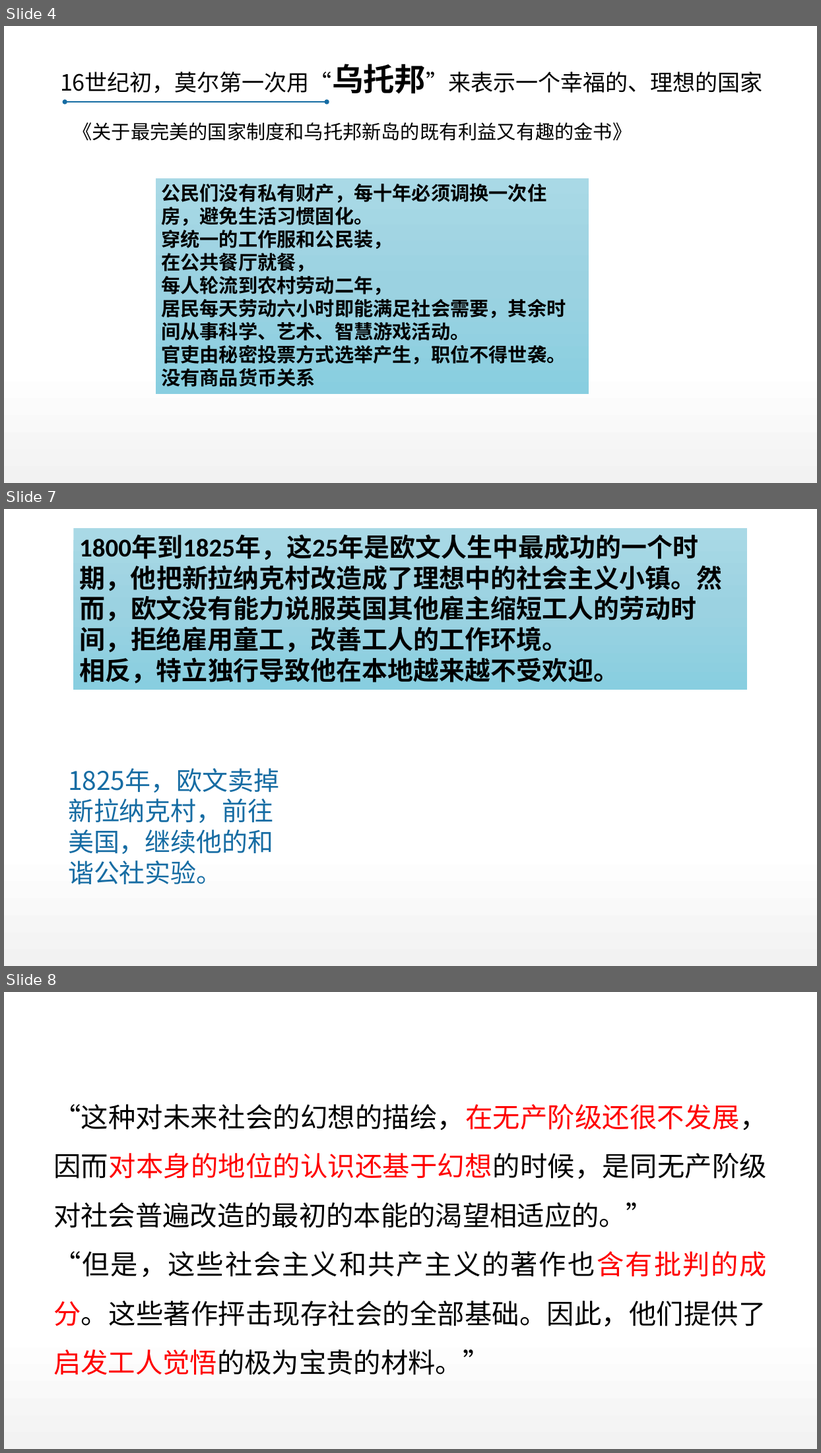
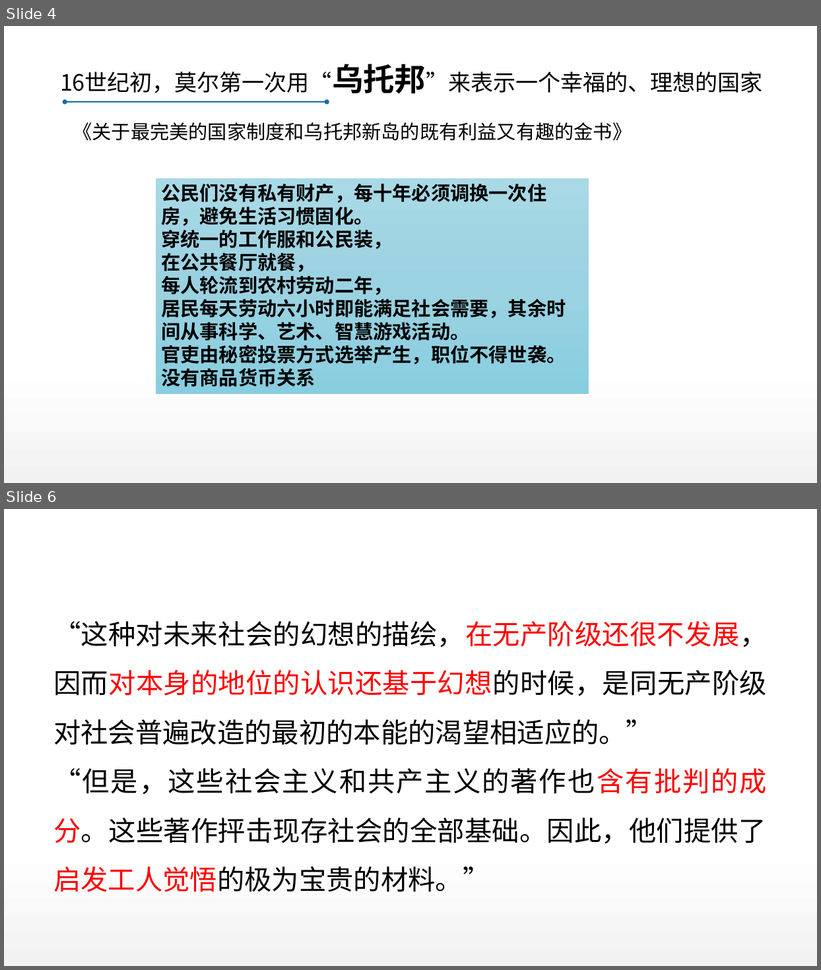
Before and after one commit to DO-MINATOR/buaa, a slide deck: 中特/复习ppt/刘娜娜-绪论.pptx. Shown one above the other, each under a label of ours: slides 4, 7 and 8 before the commit, slides 4 and 6 after it; the slides between them are not shown. The pictures are 821x1453 and 821x970 pixels, drawn with LibreOffice and Linux fonts; fonts in the diff are those of the drawing. Boxes give left, top, right and bottom in pixels: in the first picture for what was removed or moved away, otherwise in the second. Text is boxed around its words. In the diff, an @@ line names an element or a change of style, - is before the commit and + after.

```diff
--- a/中特/复习ppt/刘娜娜-绪论.pptx
+++ b/中特/复习ppt/刘娜娜-绪论.pptx
@@ slide 7 removed at (x1=4, y1=509, x2=817, y2=966), background #FFFFFF; not listed: 1 template element that a slide beside it also shows @@
@@ rectangle removed at (x1=73, y1=528, x2=747, y2=689) @@
-1800年到1825年，这25年是欧文人生中最成功的一个时期，他把新拉纳克村改造成了理想中的社会主义小镇。然而，欧文没有能力说服英国其他雇主缩短工人的劳动时间，拒绝雇用童工，改善工人的工作环境。
-相反，特立独行导致他在本地越来越不受欢迎。
@@ text removed at (x1=68, y1=768, x2=279, y2=885) @@
-1825年，欧文卖掉新拉纳克村，前往美国，继续他的和谐公社实验。
@@ what was slide 8 is now slide 6 @@
```
Also in this commit, not shown: 9 slides changed, 2 other slides removed, 5 other files.
